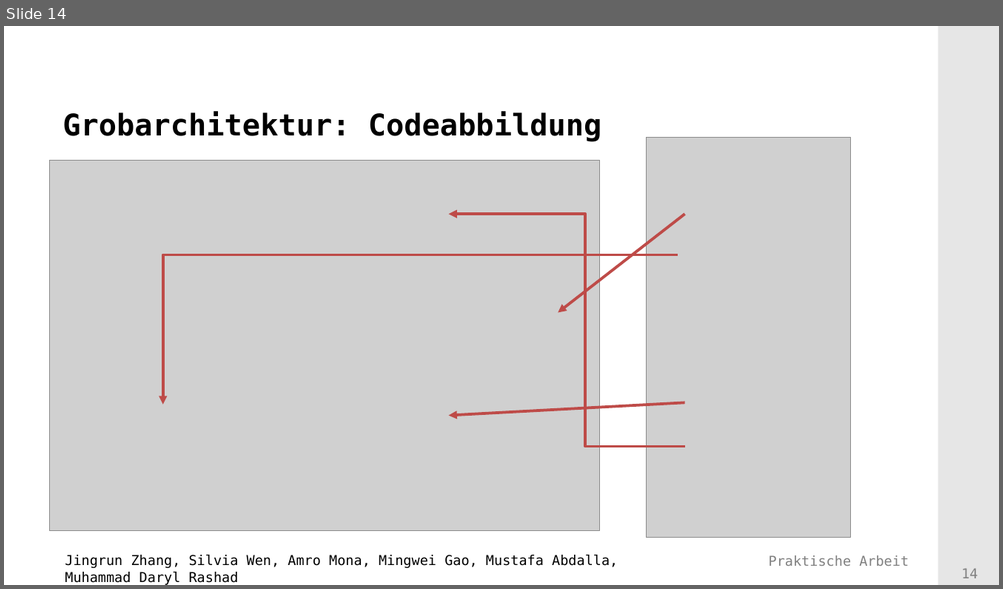
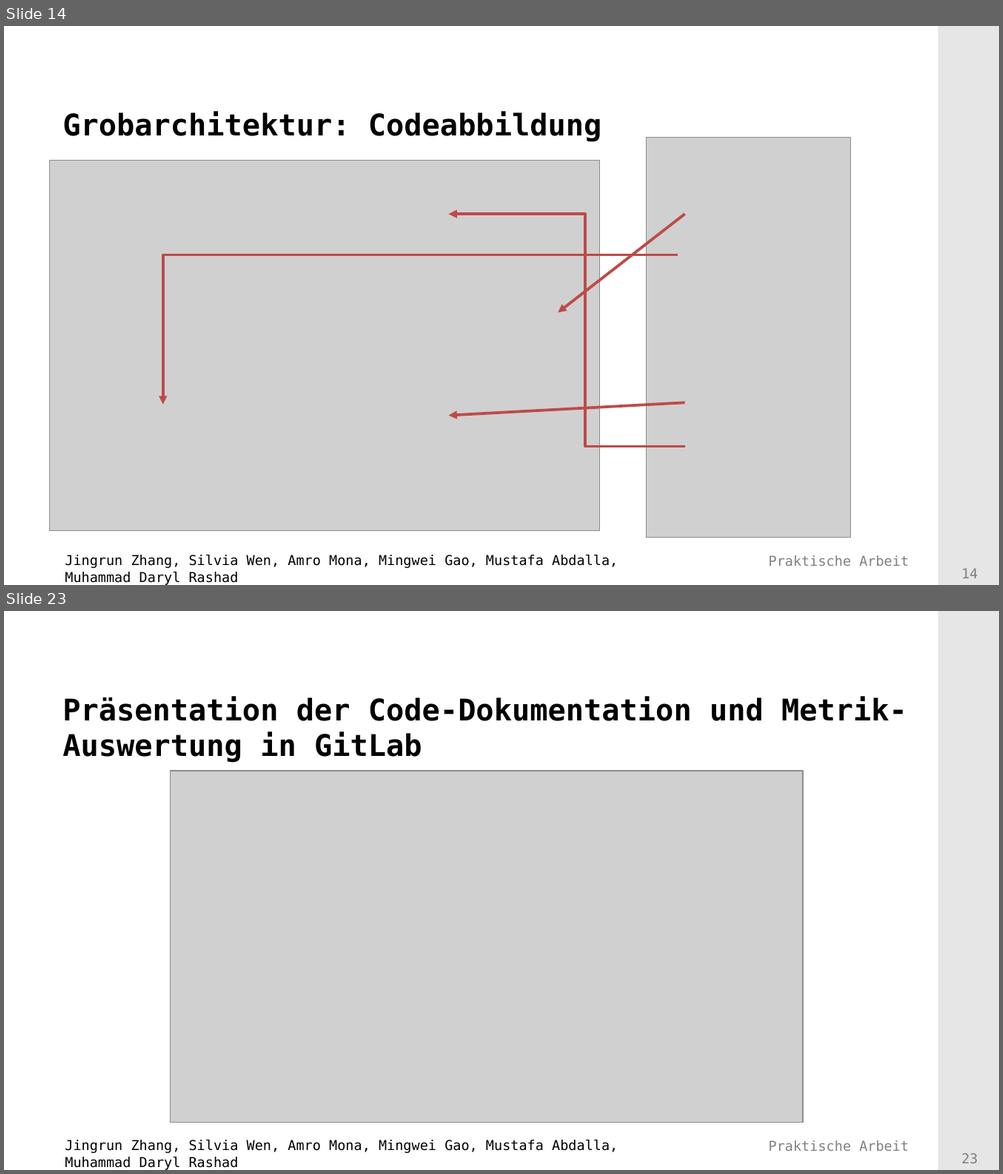
Before and after one commit to Mufasaxi/SimpleBank, a slide deck: prototype/Praesentation_Vorlage_OOP_2023_2_OOP.pptx. Shown one above the other, each under a label of ours: slide 14 before the commit, slides 14 and 23 after it; the slides between them are not shown. The pictures are 1003x589 and 1003x1174 pixels, drawn with LibreOffice and Linux fonts; fonts in the diff are those of the drawing; grey boxes stand for pictures; background and template pictures are left out. Boxes give left, top, right and bottom in pixels: in the first picture for what was removed or moved away, otherwise in the second. Text is boxed around its words. In the diff, an @@ line names an element or a change of style, - is before the commit and + after.

```diff
--- a/prototype/Praesentation_Vorlage_OOP_2023_2_OOP.pptx
+++ b/prototype/Praesentation_Vorlage_OOP_2023_2_OOP.pptx
@@ slide 23 added at bbox=[4, 611, 999, 1170], background #FFFFFF; not listed: 4 template elements that a slide beside it also shows @@
@@ title added at bbox=[62, 696, 907, 763], 24 pt, text #000000, bold @@
+Präsentation der Code-Dokumentation und Metrik-Auswertung in GitLab
@@ picture added at bbox=[170, 772, 802, 1123] @@
```
Also in this commit, not shown: 9 slides changed, 1 other slide added, 10 other files.
